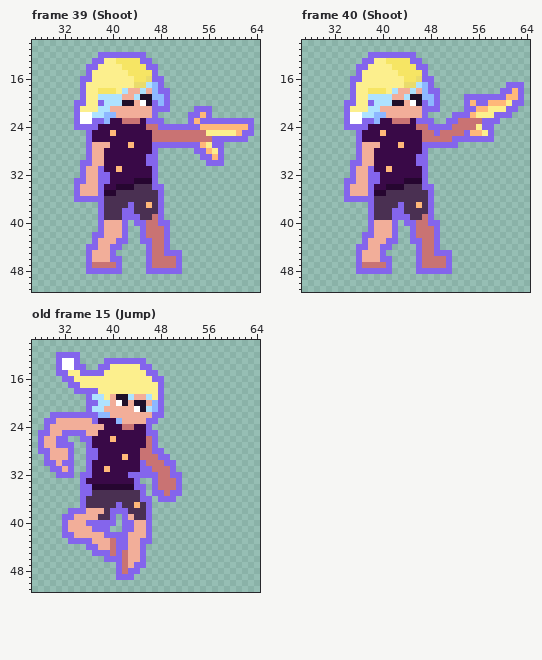
Two versions of one pixel-art file, Assets/Sprites/Characters/Dreamer.aseprite. Above: the version before the commit.
87x60 pixels, 71 frames. Shown: frame 39 (Shoot): x 27..64, y 10..51; frame 40 (Shoot): x 27..64, y 10..51; old frame 15 (Jump): x 27..64, y 10..51. The commit also changed other frames, which this record leaves out.
Now the later version:
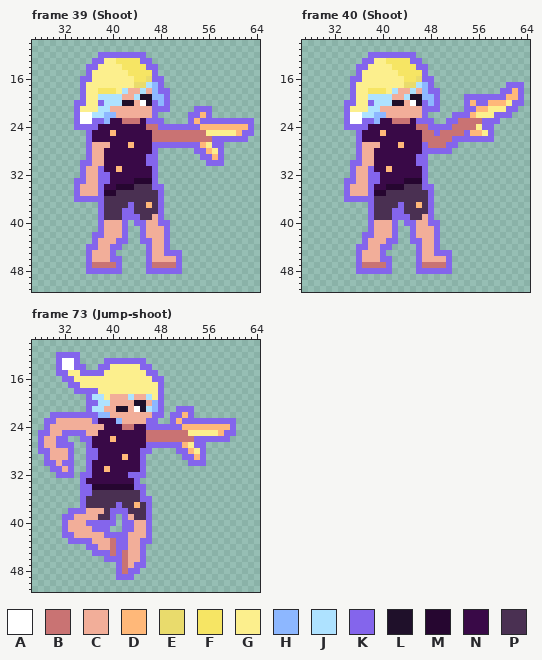
Palette (. is transparent): A #ffffff  B #c97373  C #f2ae99  D #ffb879  E #e9db6c  F #f6e564  G #fcef8d  H #8db7ff  J #aee2ff  K #8465ec  L #1f102a  M #260630  N #390947  P #4a3052
A new or re-ordered frame is compared with the old frame closest to it.
Change:
frames 71 -> 75
Frame 39 (Shoot):
y 39: x 47 B -> C
y 40: x 46..47 BB -> CC
y 41..42: x 46..48 BBB -> CCC
y 43..45: x 47..48 BB -> CC
y 46: x 47..50 BBBB -> CCCC
Frame 40 (Shoot):
y 27: x 48..50 KKK -> BBB
y 28: x 48..51 .... -> KKKK
y 39: x 47 B -> C
y 40: x 46..47 BB -> CC
y 41..42: x 46..48 BBB -> CCC
y 43..45: x 47..48 BB -> CC
y 46: x 47..50 BBBB -> CCCC
Frame 73 (Jump-shoot) is new; against old frame 15 (Jump):
y 19: x 41..42 LL -> CC
y 20: x 41..42 AL -> CC
y 21: x 41..42 CC -> LL; x 51..53 ... -> KKK
y 22: x 50..53 .... -> KKDK
y 23: x 50..60 ........... -> KDKKKKKKKKK
y 24: x 47..60 .............. -> KKKKKDDDDDDDDK
y 25: x 46..60 KK............. -> BBBBBBBGGGGGDKK
y 26: x 47..59 K............ -> BBBBBBBKKKKKK
y 27: x 46 B -> K; x 48..55 ........ -> KKKKDGKK
y 28: x 45..48 BBKK -> KK..; x 51..55 ..... -> KKDGK
y 29: x 45..49 BBBKK -> K....; x 52..55 .... -> KKDK
y 30: x 46..50 BBBKK -> .....; x 53..55 ... -> KKK
y 31: x 46..50 KBBBK -> .....
y 32: x 46..51 KKBBKK -> ......
y 33..34: x 47..51 KBBBK -> .....
y 35: x 47..51 KKBKK -> .....
y 36: x 48..50 KKK -> ...
Where, in picture pixels (left, top, right, bottom), the same in both pictures:
changed: (146, 214, 176, 262)
changed: (428, 142, 452, 154)
changed: (416, 214, 446, 262)
changed: (116, 394, 236, 502)
